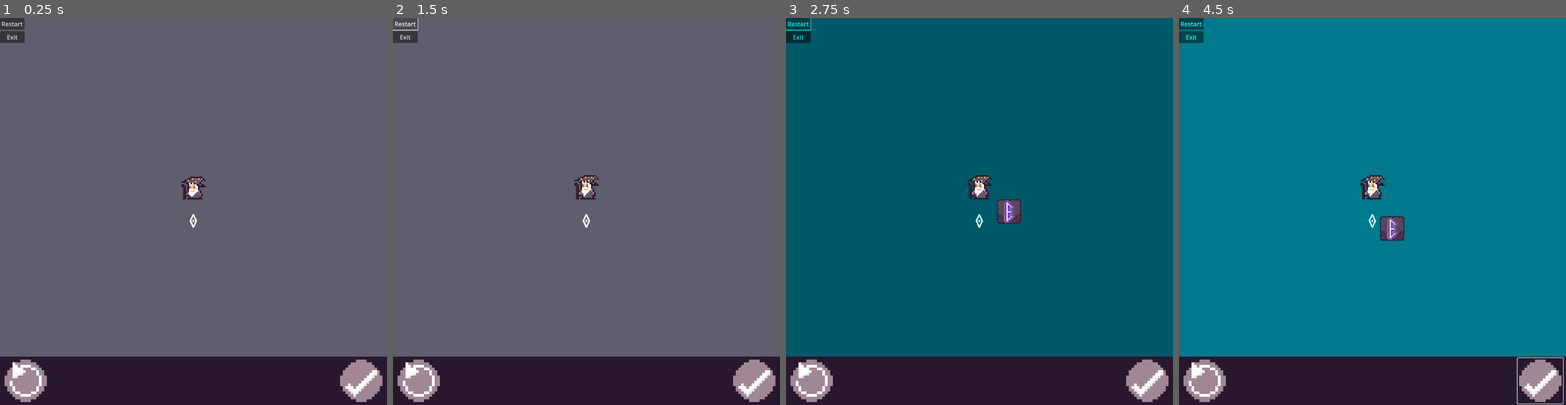
Above: before the commit, frames 1-4 (left to right).
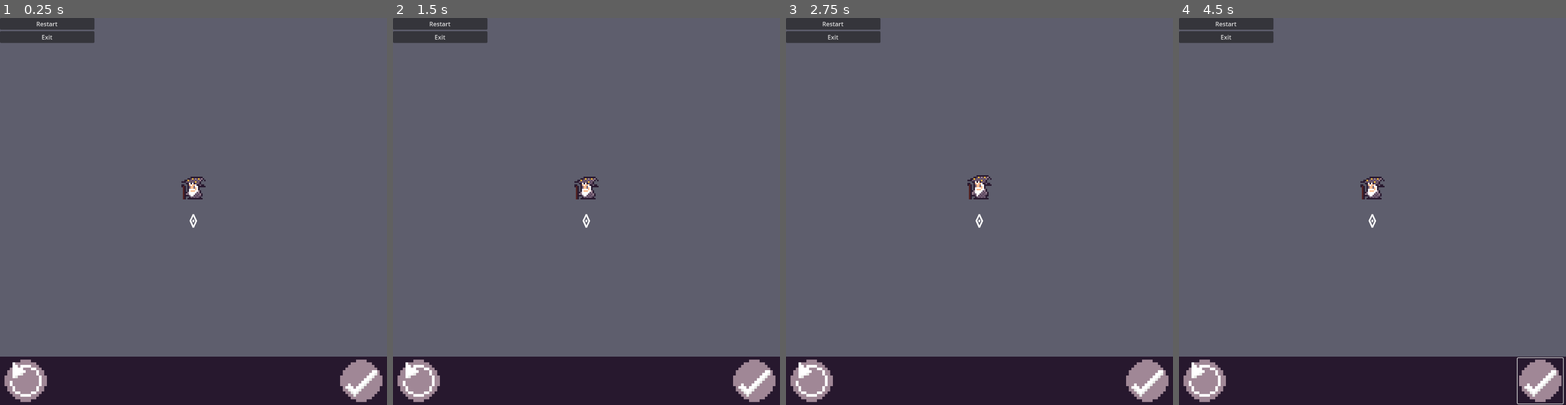
Above: after the commit, the same moments.

Repository: fourbytes/LD55
Game: Godot game, scene res://Main.tscn
The game is run twice, just before and just after one commit, with the same random seed, the same clock (stepped at 60 frames per second) and the same inputs.
Inputs (mouse positions are in pixels of both pictures, inside the frame that each line leads up to):
- Up to frame 1 (0.25 s): no input
- Up to frame 2 (1.5 s): click "Restart" at 0.5 s; click "Restart" at 1.25 s
- Up to frame 3 (2.75 s): click "Restart" at 2 s
- Up to frame 4 (4.5 s): click (1538, 381) at 2.75 s; click (1538, 381) at 3.5 s; click (1538, 381) at 4.25 s

The runs differ from the first frame. In frame 1, 1.1% of the frame differs, in the area x 0-25%, y 0-7%; in frame 2, 1.4%; in frame 3, 87%; in frame 4, 87%, in the area x 0-100%, y 0-88%.

Commit message:
feat: restart button works.

Diff:
--- a/scenes/GameOver.tscn
+++ b/scenes/GameOver.tscn
@@ -1,4 +1,6 @@
-[gd_scene format=3 uid="uid://bpunc8pumot2u"]
+[gd_scene load_steps=2 format=3 uid="uid://bpunc8pumot2u"]
+
+[ext_resource type="Script" path="res://scenes/RestartButton.gd" id="1_p45l1"]
 
 [node name="GameOver" type="Control"]
 layout_mode = 3
@@ -6,8 +8,8 @@
 
 [node name="MarginContainer" type="MarginContainer" parent="."]
 layout_mode = 0
-offset_right = 40.0
-offset_bottom = 40.0
+offset_right = 250.0
+offset_bottom = 250.0
 
 [node name="VBoxContainer" type="VBoxContainer" parent="MarginContainer"]
 layout_mode = 2
@@ -15,6 +17,7 @@
 [node name="RestartButton" type="Button" parent="MarginContainer/VBoxContainer"]
 layout_mode = 2
 text = "Restart"
+script = ExtResource("1_p45l1")
 
 [node name="ExitButton" type="Button" parent="MarginContainer/VBoxContainer"]
 layout_mode = 2
--- a/scenes/GameSession/LetterCircle/LetterCircle.gd
+++ b/scenes/GameSession/LetterCircle/LetterCircle.gd
@@ -111,6 +111,10 @@
 	Store.add_random_tile(random_index)
 	# Update the letters
 
+func game_over():
+	# Change the current scene to the GameOver.tscn scene
+	get_tree().change_scene_to_file("res://scenes/GameOver.tscn")
+
 func _process(delta):
 	elapsed_time += delta
 
@@ -119,7 +123,7 @@
 	var viewport = get_viewport_rect()
 	var radius = (num_letters * spacing) / (2 * PI) + offset
 	if radius > min(viewport.size.x, viewport.size.y - 128) / 2:
-		Store.reset_game()
+		game_over()
 		return
 
 	for i in range(num_letters):
--- /dev/null
+++ b/scenes/RestartButton.gd
@@ -0,0 +1,7 @@
+extends Button
+
+func _pressed():
+	print('pressed restart')
+	Store.reset_game()
+
+	get_tree().change_scene_to_file("res://Main.tscn")
